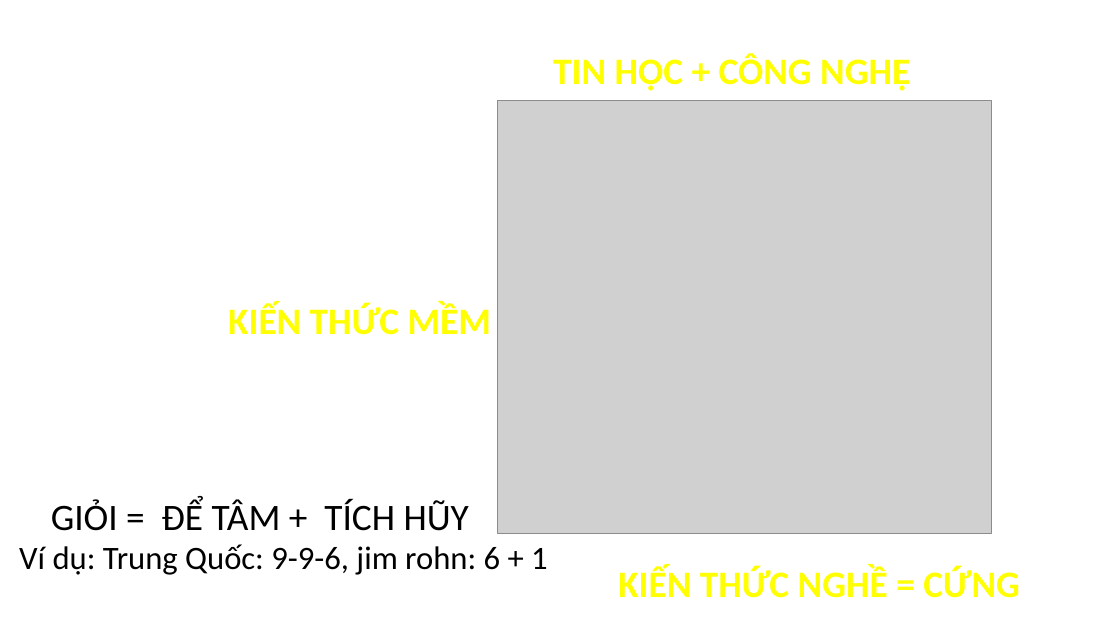
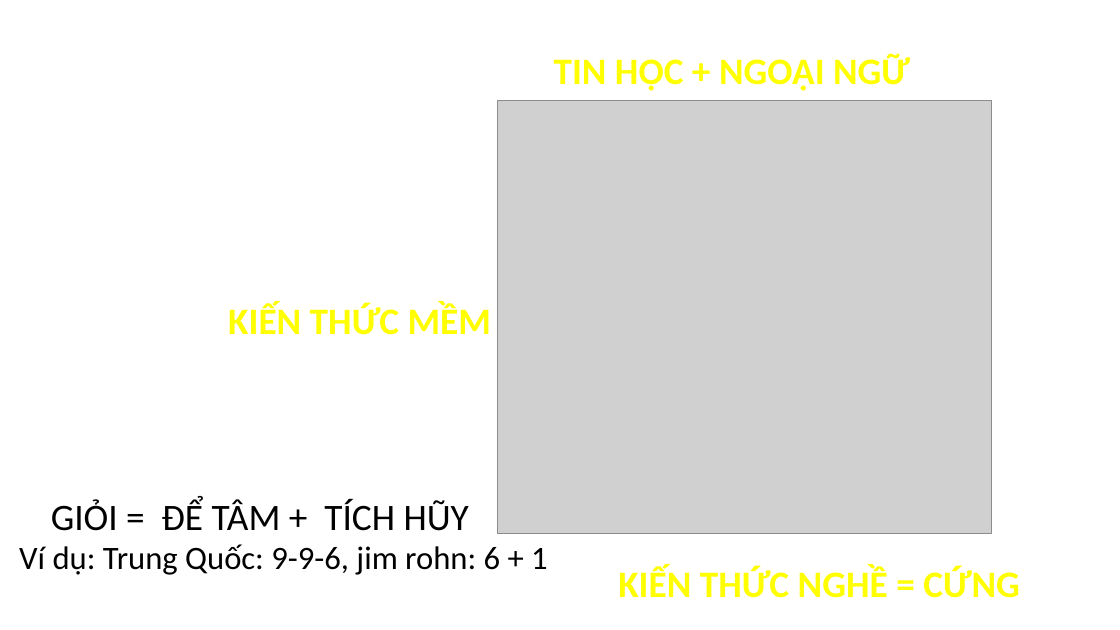
Before and after one commit to Dat0318/vin_talk, a slide deck: slide 6 of Vin_Talk.pptx. Drawn at 1120x630 pixels with LibreOffice and Linux fonts; fonts in the diff are those of the drawing; grey boxes stand for pictures; background and template pictures are left out. Boxes give left, top, right and bottom in pixels: in the first picture for what was removed or moved away, otherwise in the second. Text is boxed around its words. In the diff, an @@ line names an element or a change of style, - is before the commit and + after.

```diff
--- a/Vin_Talk.pptx
+++ b/Vin_Talk.pptx
@@ text at box(554, 53, 910, 91): text changed @@
-TIN HỌC + CÔNG NGHỆ
+TIN HỌC + NGOẠI NGỮ
```
Also in this commit, not shown: 2 other slides changed, 1 slide added, 1 other file.
